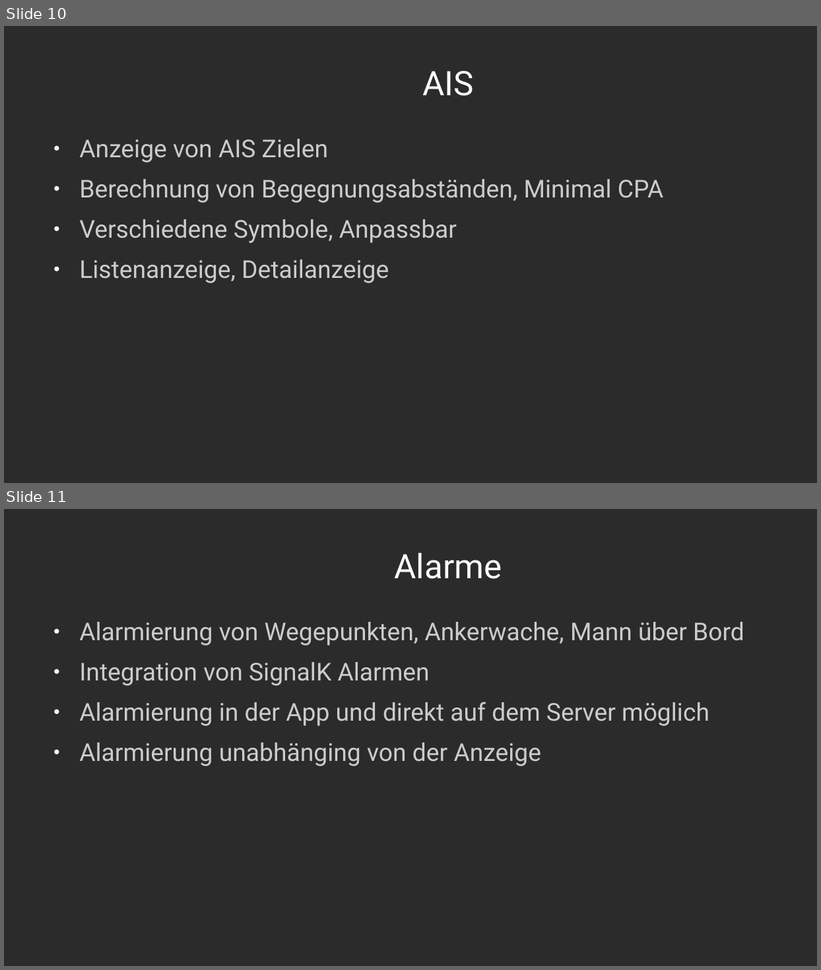
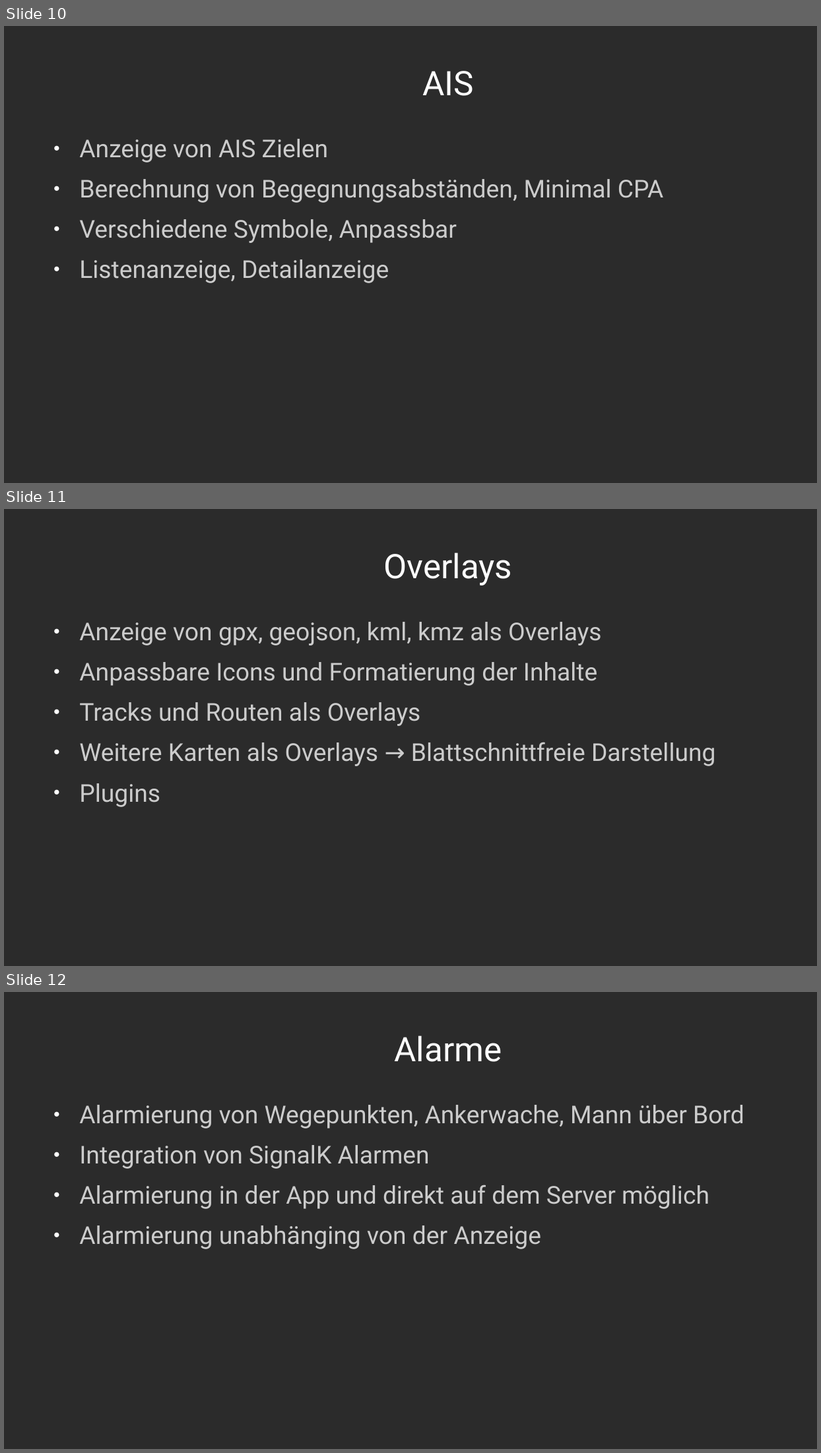
Before and after one commit to wellenvogel/avnav, a slide deck: presentations/boot_2023/AvNavPraesi-short-2023-01.odp. Shown one above the other, each under a label of ours: slides 10 and 11 before the commit, slides 10, 11 and 12 after it. The pictures are 821x970 and 821x1453 pixels, drawn with LibreOffice and Linux fonts; fonts in the diff are those of the drawing; background and template pictures are left out; a plain dark background stands for a picture behind light text. Boxes give left, top, right and bottom in pixels: in the first picture for what was removed or moved away, otherwise in the second. Text is boxed around its words. In the diff, an @@ line names an element or a change of style, - is before the commit and + after.

Commit message:
slides boot2023

```diff
--- a/presentations/boot_2023/AvNavPraesi-short-2023-01.odp
+++ b/presentations/boot_2023/AvNavPraesi-short-2023-01.odp
@@ slide 11 added at (4,509,817,966), background picture (left out) @@
@@ title added at (384,553,513,586), 33 pt, text #FFFFFF @@
+Overlays
@@ text added at (79,622,716,807), 24 pt, text #CCCCCC @@
+● Anzeige von gpx, geojson, kml, kmz als Overlays
+● Anpassbare Icons und Formatierung der Inhalte
+● Tracks und Routen als Overlays
+● Weitere Karten als Overlays → Blattschnittfreie Darstellung
+● Plugins
@@ what was slide 11 is now slide 12 @@
```
Also in this commit, not shown: 1 other file.
